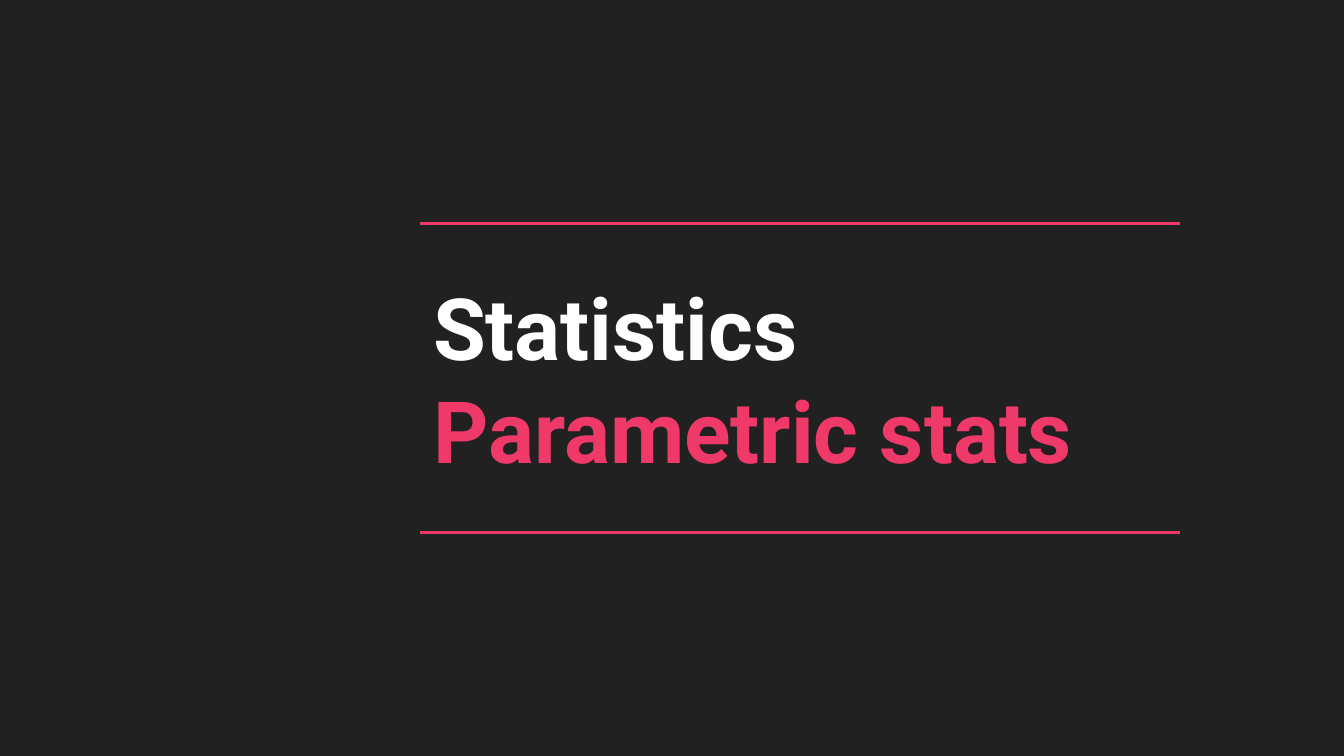
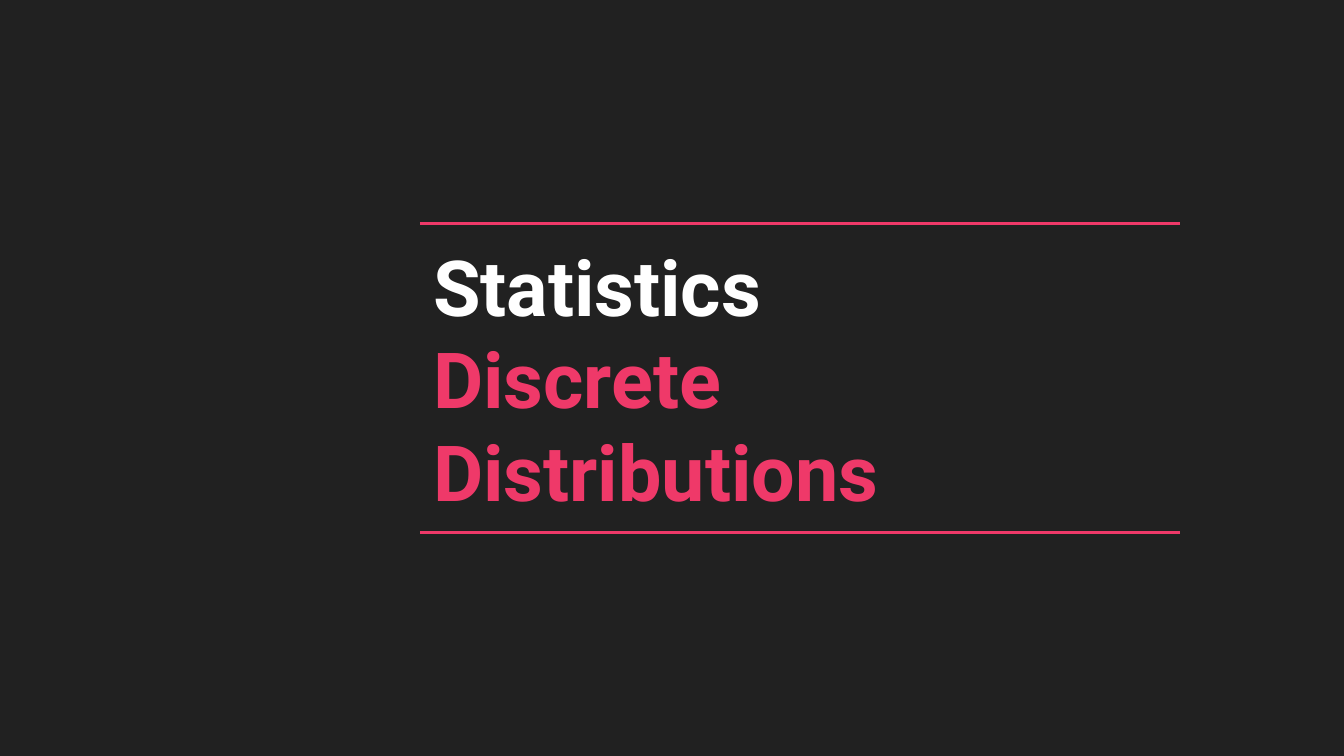
Before and after one commit to kiwidamien/statistics, a slide deck: slide 1 of 03_parameters/03_Parameters.pptx. Drawn at 1344x756 pixels with LibreOffice and Linux fonts; fonts in the diff are those of the drawing; background and template pictures are left out. Boxes give left, top, right and bottom in pixels: in the first picture for what was removed or moved away, otherwise in the second. Text is boxed around its words. In the diff, an @@ line names an element or a change of style, - is before the commit and + after.

Commit message:
finished presentation on discrete distributions

```diff
--- a/03_parameters/03_Parameters.pptx
+++ b/03_parameters/03_Parameters.pptx
@@ title at (x1=433, y1=259, x2=761, y2=317): size 46 to 41.4 pt in "Statistics" @@
@@ title at (x1=433, y1=351, x2=878, y2=502): text changed; size 46 to 41.4 pt @@
-Parametric stats
+Discrete Distributions
```
Also in this commit, not shown: 4 other slides changed, 6 slides added, 8 slides removed.
